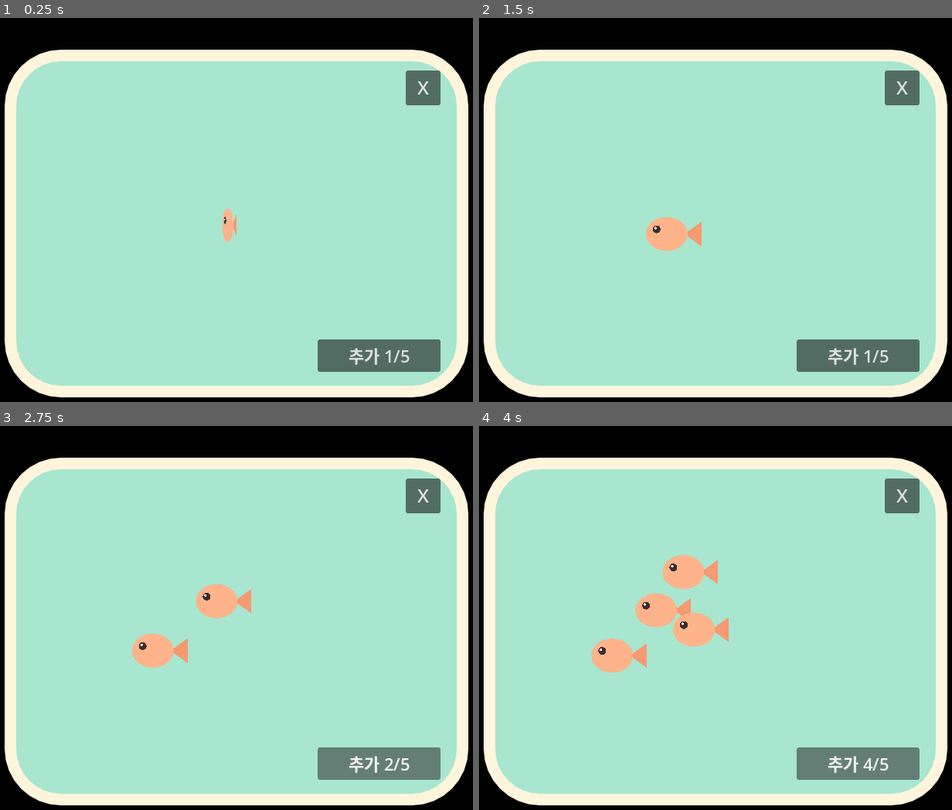
Above: before the commit, frames 1-4 (two rows, left to right).
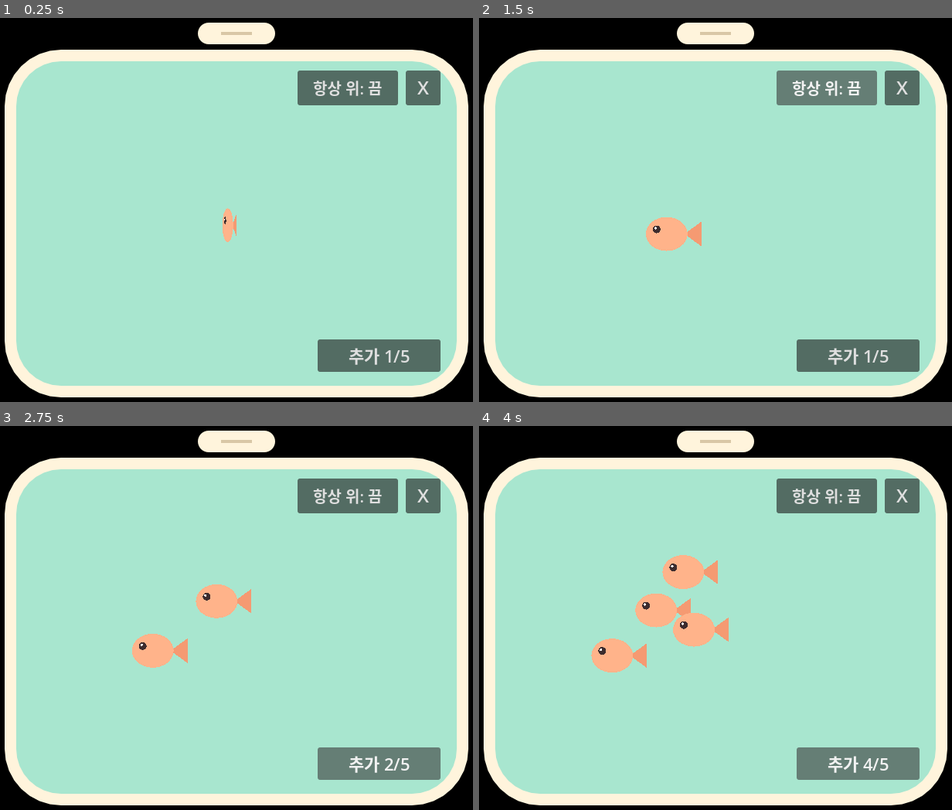
Above: after the commit, the same moments.

Repository: onlyhappiness/mauve
Game: Godot game, scene res://main.tscn
The game is run twice, just before and just after one commit, with the same random seed, the same clock (stepped at 60 frames per second) and the same inputs.
Inputs (mouse positions are in pixels of both pictures, inside the frame that each line leads up to):
- Up to frame 1 (0.25 s): no input
- Up to frame 2 (1.5 s): click (829, 87) at 0.5 s, where only the run after the commit has a clickable "항상 위: 끔"; click (829, 87) at 1.25 s, where only the run after the commit has a clickable "항상 위: 켬"
- Up to frame 3 (2.75 s): click "추가 1/5" at 2 s
- Up to frame 4 (4 s): click "추가 2/5" at 2.75 s; click "추가 3/5" at 3.5 s

The runs differ from the first frame. In frame 1, 2.8% of the frame differs, in the area x 41-85%, y 1-23%; in frame 2, 2.8%; in frame 3, 2.8%; in frame 4, 2.8%.

Commit message:
D04: 창 이동 손잡이와 항상 위 표시 토글
- 어항 위쪽 가운데 손잡이를 끌면 window_start_drag()로 창 이동
- X 왼쪽에 항상 위 토글 버튼(기본 꺼짐)
- 클릭 영역을 어항 + 손잡이 탭 다각형으로 확장

Co-Authored-By: Claude Opus 5.5 <noreply@anthropic.com>

Diff:
--- a/main.gd
+++ b/main.gd
@@ -3,6 +3,8 @@
 @onready var close_button: Button = $CloseButton
 @onready var add_button: Button = $AddButton
 @onready var aquarium: Aquarium = $Aquarium
+@onready var always_on_top_button: Button = $AlwaysOnTopButton
+@onready var drag_handle: Control = $DragHandle
 
 
 func _ready() -> void:
@@ -10,7 +12,10 @@
 	add_button.pressed.connect(_on_add_button_pressed)
 	aquarium.fish_count_changed.connect(_update_add_button)
 	_update_add_button(aquarium.fish_count)
-	_set_click_area(Aquarium.TANK_RECT)
+	always_on_top_button.toggled.connect(_set_always_on_top)
+	_set_always_on_top(always_on_top_button.button_pressed)  # 기본값: 꺼짐
+	drag_handle.gui_input.connect(_on_drag_handle_gui_input)
+	_set_click_area(Aquarium.TANK_RECT, drag_handle.get_rect())
 	_move_to_bottom_right()
 
 
@@ -23,16 +28,33 @@
 	DisplayServer.window_set_position(usable.end - window_size)
 
 
-# 지정한 영역만 클릭을 받고, 바깥 투명 여백의 클릭은 뒤쪽 앱으로 넘긴다.
+# 어항과 그 위쪽 손잡이만 클릭을 받고, 바깥 투명 여백의 클릭은 뒤쪽 앱으로 넘긴다.
 # 투명 창에서는 이 영역을 지정하지 않으면 어항 위의 클릭도 뒤로 빠진다(macOS에서 확인).
-func _set_click_area(rect: Rect2) -> void:
+# 다각형은 하나만 지정할 수 있어서, 어항 사각형 위에 손잡이 탭이 튀어나온 모양으로 잇는다.
+func _set_click_area(tank: Rect2, handle: Rect2) -> void:
 	var polygon := PackedVector2Array([
-		rect.position,
-		Vector2(rect.end.x, rect.position.y),
-		rect.end,
-		Vector2(rect.position.x, rect.end.y),
+		tank.position,
+		Vector2(handle.position.x, tank.position.y),
+		handle.position,
+		Vector2(handle.end.x, handle.position.y),
+		Vector2(handle.end.x, tank.position.y),
+		Vector2(tank.end.x, tank.position.y),
+		tank.end,
+		Vector2(tank.position.x, tank.end.y),
 	])
 	DisplayServer.window_set_mouse_passthrough(polygon)
+
+
+# 손잡이를 누르면 macOS 기본 창 끌기로 창을 옮긴다.
+func _on_drag_handle_gui_input(event: InputEvent) -> void:
+	var mouse_event := event as InputEventMouseButton
+	if mouse_event and mouse_event.button_index == MOUSE_BUTTON_LEFT and mouse_event.pressed:
+		DisplayServer.window_start_drag()
+
+
+func _set_always_on_top(enabled: bool) -> void:
+	DisplayServer.window_set_flag(DisplayServer.WINDOW_FLAG_ALWAYS_ON_TOP, enabled)
+	always_on_top_button.text = "항상 위: 켬" if enabled else "항상 위: 끔"
 
 
 func _on_close_button_pressed() -> void:
--- a/main.tscn
+++ b/main.tscn
@@ -1,8 +1,15 @@
-[gd_scene load_steps=4 format=3]
+[gd_scene load_steps=5 format=3]
 
 [ext_resource type="Script" path="res://main.gd" id="1_main"]
 [ext_resource type="Script" path="res://aquarium.gd" id="2_aquarium"]
 [ext_resource type="PackedScene" path="res://fish.tscn" id="3_fish"]
+
+[sub_resource type="StyleBoxFlat" id="StyleBoxFlat_handle"]
+bg_color = Color(1, 0.956863, 0.862745, 1)
+corner_radius_top_left = 14
+corner_radius_top_right = 14
+corner_radius_bottom_right = 14
+corner_radius_bottom_left = 14
 
 [node name="Main" type="Node2D"]
 script = ExtResource("1_main")
@@ -26,3 +33,28 @@
 offset_bottom = 462.0
 theme_override_font_sizes/font_size = 22
 text = "추가"
+
+[node name="AlwaysOnTopButton" type="Button" parent="."]
+offset_left = 439.0
+offset_top = 72.0
+offset_right = 569.0
+offset_bottom = 117.0
+theme_override_font_sizes/font_size = 20
+toggle_mode = true
+text = "항상 위: 끔"
+
+[node name="DragHandle" type="Panel" parent="."]
+offset_left = 310.0
+offset_top = 10.0
+offset_right = 410.0
+offset_bottom = 38.0
+mouse_default_cursor_shape = 13
+theme_override_styles/panel = SubResource("StyleBoxFlat_handle")
+
+[node name="Grip" type="ColorRect" parent="DragHandle"]
+offset_left = 30.0
+offset_top = 12.0
+offset_right = 70.0
+offset_bottom = 16.0
+mouse_filter = 2
+color = Color(0.85, 0.78, 0.65, 1)
